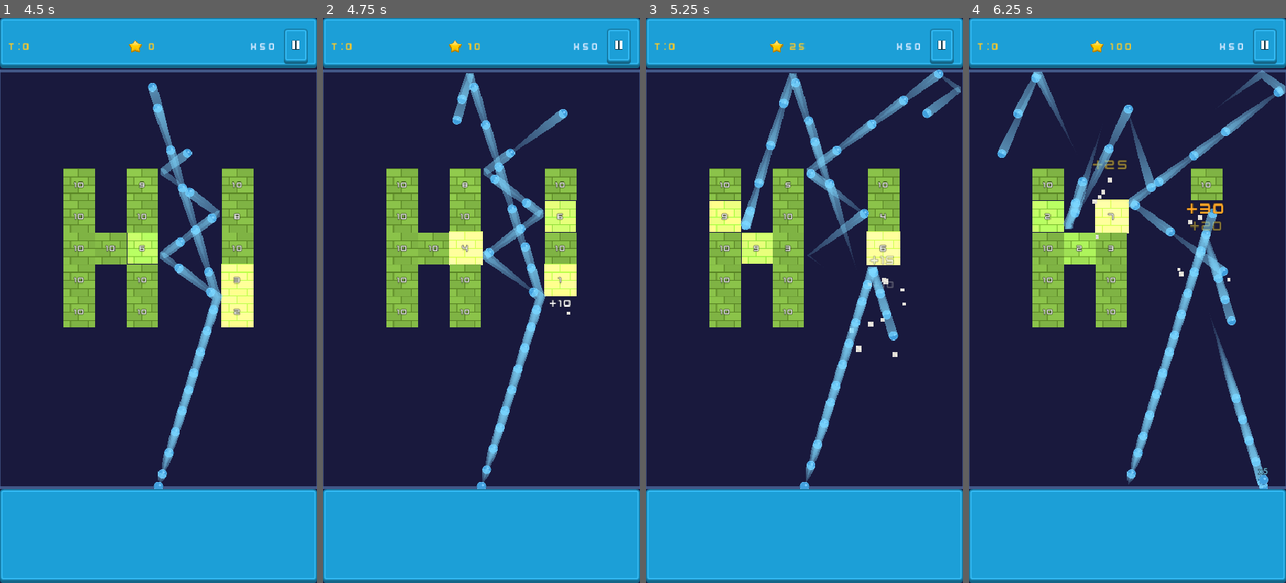
Above: before the commit, frames 1-4 (left to right).
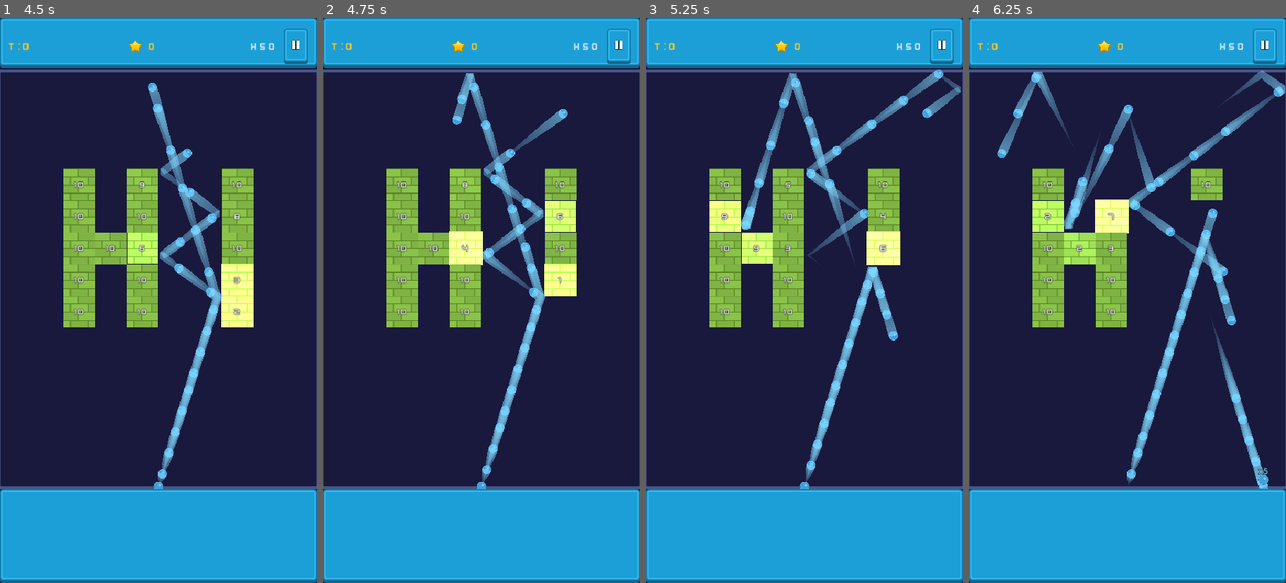
Above: after the commit, the same moments.

Repository: kenny-0114/brick-breaker
Game: Godot game, scene res://scenes/title_screen.tscn
The game is run twice, just before and just after one commit, with the same random seed, the same clock (stepped at 60 frames per second) and the same inputs.
Inputs (mouse positions are in pixels of both pictures, inside the frame that each line leads up to):
- Up to frame 1 (4.5 s): click "PLAY" at 0.5 s; click (91, 215) at 1.25 s; click (294, 46) at 2 s; click "Resume" at 2.75 s; move the mouse to (228, 272) at 3.52 s; click (228, 272) at 3.67 s; drag from (95, 328) to (158, 492) at 4.27 s
- Up to frame 2 (4.75 s): no input
- Up to frame 3 (5.25 s): move the mouse to (836, 176) at 5.02 s; click (836, 176) at 5.17 s
- Up to frame 4 (6.25 s): drag from (1111, 413) to (1032, 215) at 5.77 s

Frame 1 is identical in both runs. In frame 2, 0.2% of the frame differs, in the area x 39-79%, y 4-53%; in frame 3, 0.3%; in frame 4, 0.5%, in the area x 38-83%, y 4-47%.

Commit message:
기능: brick.gd에 item 속성 및 destroy_by_missile 추가
Co-Authored-By: Claude Opus 4.6 (1M context) <noreply@anthropic.com>

Diff:
--- a/scripts/objects/brick.gd
+++ b/scripts/objects/brick.gd
@@ -3,7 +3,7 @@
 # 사각형은 Sprite2D 텍스처, 삼각형은 텍스처 Polygon2D로 렌더링한다.
 extends StaticBody2D
 
-signal brick_destroyed(position: Vector2)
+signal brick_destroyed(position: Vector2, item: String)
 
 # HP 구간별 벽돌담 타일 텍스처
 const TEXTURES := {
@@ -53,6 +53,7 @@
 var _polygon: Polygon2D = null
 var _border_polygon: Polygon2D = null
 var _hit_tween: Tween = null
+var item: String = ""
 
 @onready var sprite: Sprite2D = $Sprite2D
 @onready var hp_label: Label = $HPLabel
@@ -148,12 +149,21 @@
 	hp -= 1
 	if hp <= 0:
 		_is_destroyed = true
-		brick_destroyed.emit(global_position)
+		brick_destroyed.emit(global_position, item)
 		queue_free()
 	else:
 		_update_color_by_hp()
 		_update_hp_label()
 		_play_hit_effect()
+
+
+# 미사일에 의한 즉시 파괴. HP를 무시하고 파괴한다.
+func destroy_by_missile() -> void:
+	if _is_destroyed:
+		return
+	_is_destroyed = true
+	brick_destroyed.emit(global_position, item)
+	queue_free()
 
 
 # HP 구간에 따른 색상 키를 반환한다.
